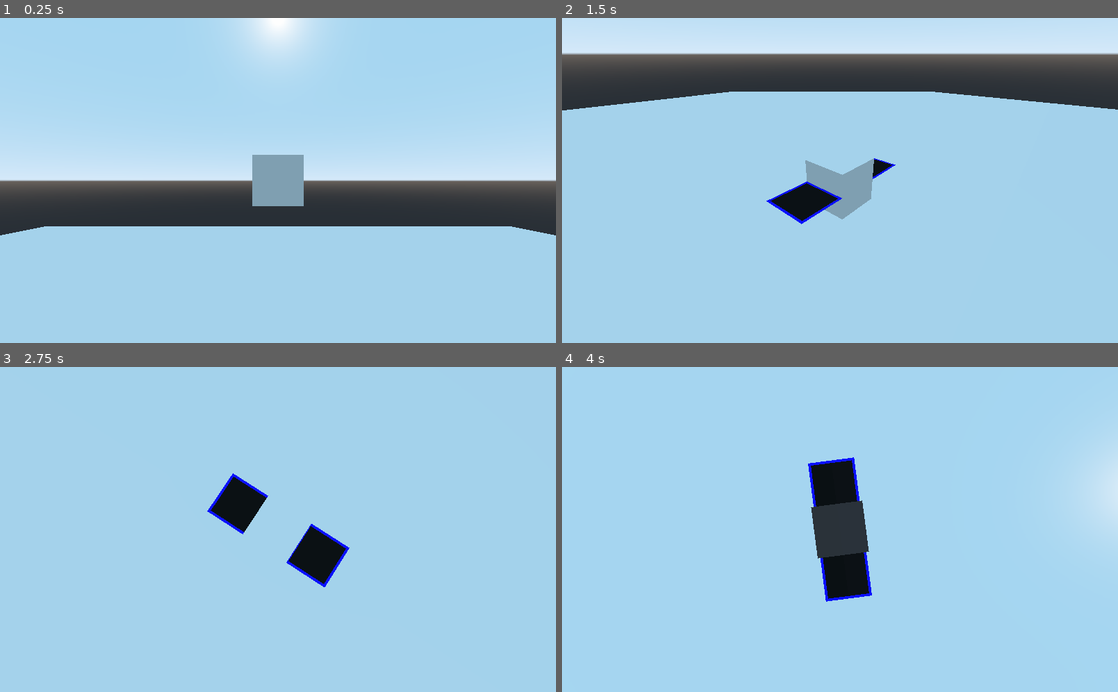
Above: before the commit, frames 1-4 (two rows, left to right).
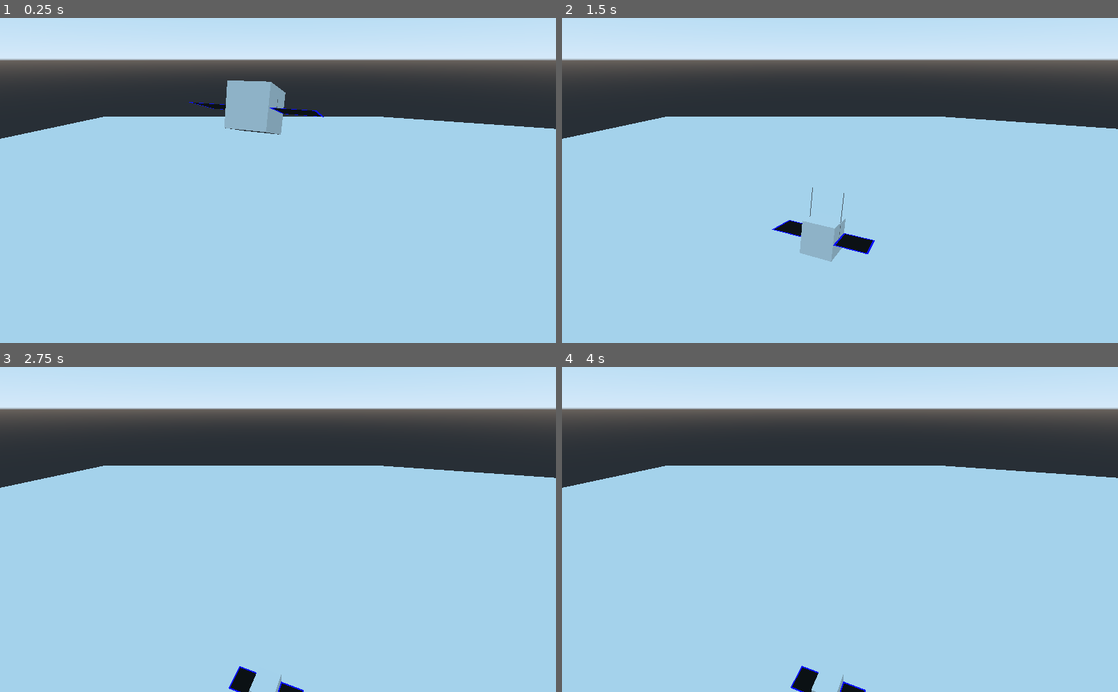
Above: after the commit, the same moments.

Repository: RhodiumTheDev/Moonraker-Simulator
Game: Godot game, scene res://Scenes/Enviroments/Main.tscn
Two runs of this game, one before a commit and one after it. Both use one fixed random seed, a clock stepped at 60 frames per second and the inputs below.
Inputs (mouse positions are in pixels of both pictures, inside the frame that each line leads up to):
- Up to frame 1 (0.25 s): no input
- Up to frame 2 (1.5 s): move the mouse to (962, 164) at 0.52 s; click (962, 164) at 0.67 s; drag from (728, 196) to (812, 245) at 1.27 s
- Up to frame 3 (2.75 s): move the mouse to (333, 458) at 2.02 s; click (333, 458) at 2.17 s
- Up to frame 4 (4 s): drag from (812, 594) to (673, 480) at 2.77 s; tap Enter at 3.5 s; move the mouse to (1006, 578) at 3.52 s; click (1006, 578) at 3.67 s

The runs differ from the first frame. In frame 1, 53% of the frame differs, in the area x 0-100%, y 0-67%; in frame 2, 13%; in frame 3, 34%; in frame 4, 35%.

Commit message:
Initial experimental revised physics implementation

Diff:
--- a/Scenes/Aircraft/Lifting_Body.gd
+++ b/Scenes/Aircraft/Lifting_Body.gd
@@ -98,19 +98,18 @@
 #		sine_average += cos((i.get_normal()[0] + parent_rotation + global_transform.basis.y).angle_to(velocity_vector))
 #
 #	sine_average /= faces.size()
-#	print(sine_average)
+#	print(parent_rotation)
 #
 #	# Return a Vector3 based off of the lift alcualtions for every normal, then devide it by the amount of normals
 #	for i in faces:
 #		force_average += Vector3(i.get_normal()[0]) + parent_rotation + global_transform.basis.y * i.get_area()
 
 	for i in faces:
-		force_average += Vector3(velocity_vector) + parent_rotation + global_transform.basis.y * i.get_area() * cos((i.get_normal()[0] + parent_rotation + global_transform.basis.y).angle_to(velocity_vector))
-
+		force_average += velocity_vector * i.get_area() * cos((i.get_normal()[0] + parent_rotation + global_transform.basis.y).angle_to(velocity_vector))
 	# Return a Vector3 based off of the lift alcualtions for every normal, then devide it by the amount of normals
 
 	force_average /= faces.size()
-	force = force_average * delta
+	force = force_average * delta * 10
 	$debug.clear()
 	$debug.begin(Mesh.PRIMITIVE_LINES)
 	$debug.add_vertex(Vector3(0,0,0))
--- a/Scenes/Enviroments/Main.tscn
+++ b/Scenes/Enviroments/Main.tscn
@@ -14,7 +14,7 @@
 [node name="Aircraft" type="Spatial" parent="."]
 
 [node name="Test_Aircraft" parent="Aircraft" instance=ExtResource( 1 )]
-transform = Transform( 1, 0, 0, 0, 1, 0, 0, 0, 1, 0, 20, 0 )
+transform = Transform( 1, 0, 0, 0, 0.948959, 0.315401, 0, -0.315401, 0.948959, 0, 20, 0 )
 DEBUG_MODE = true
 
 [node name="OrbitCameraAnchor" type="Spatial" parent="Aircraft/Test_Aircraft"]
@@ -37,3 +37,4 @@
 
 [node name="Camera" type="Camera" parent="."]
 transform = Transform( 0.940413, -0.157221, 0.301505, 0, 0.886688, 0.462368, -0.340035, -0.434817, 0.833853, 4.70567, 21.818, 10.044 )
+current = true
